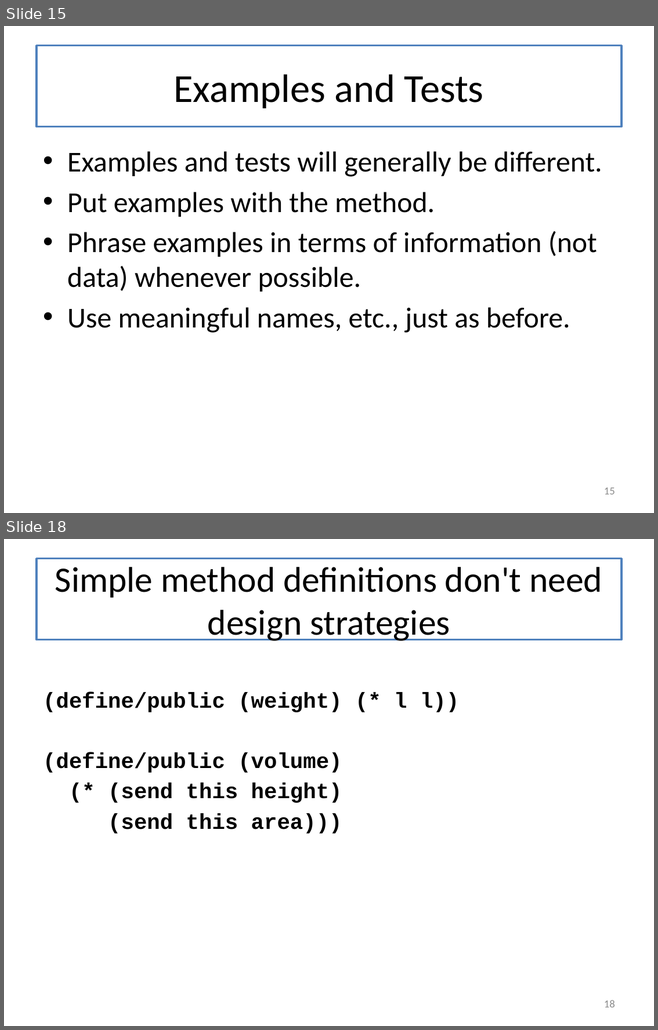
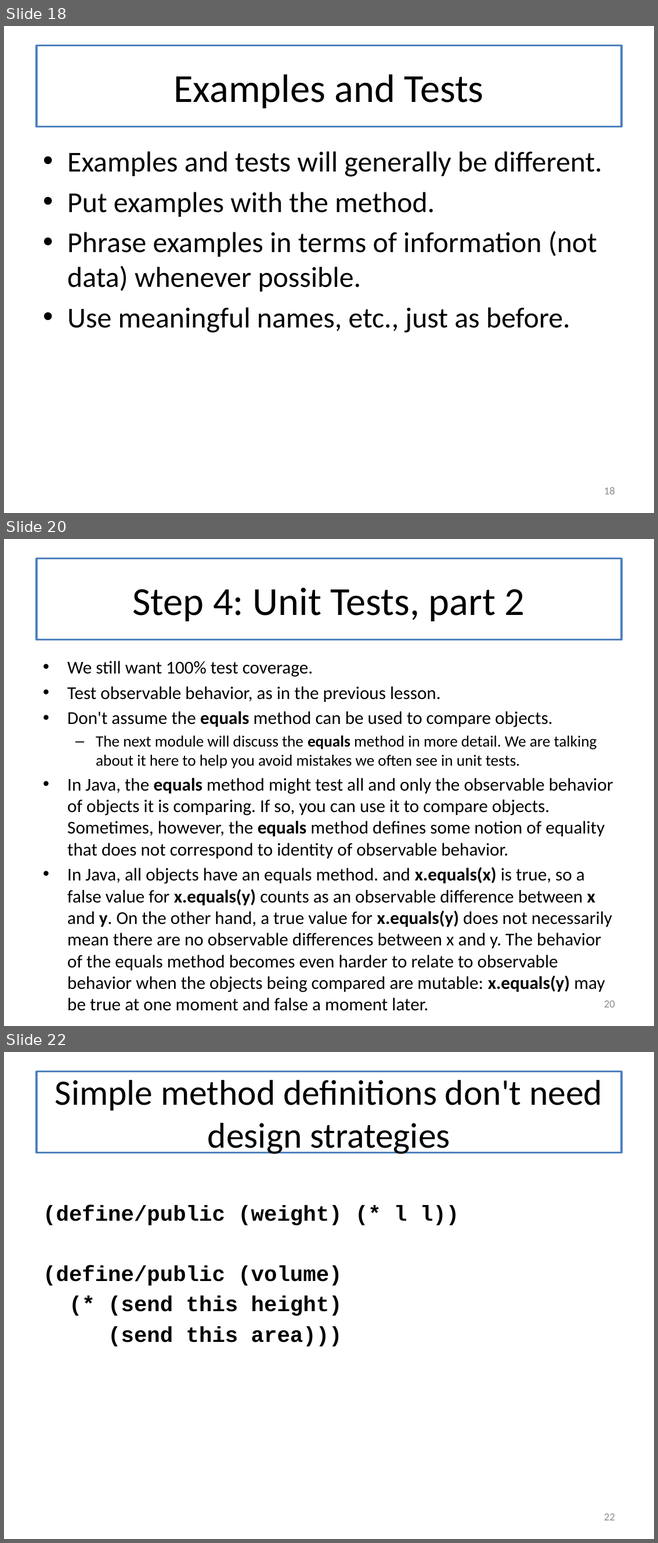
Before and after one commit to mwand/cs5010f17, a slide deck: Slides/Lesson 9.5 The Design Recipe Using Classes.pptx. Shown one above the other, each under a label of ours: slides 15 and 18 before the commit, slides 18, 20 and 22 after it; the slides between them are not shown. The pictures are 658x1030 and 658x1543 pixels, drawn with LibreOffice and Linux fonts; fonts in the diff are those of the drawing. Boxes give left, top, right and bottom in pixels: in the first picture for what was removed or moved away, otherwise in the second. Text is boxed around its words. In the diff, an @@ line names an element or a change of style, - is before the commit and + after.

Commit message:
posting Module 10

```diff
--- a/Slides/Lesson 9.5 The Design Recipe Using Classes.pptx
+++ b/Slides/Lesson 9.5 The Design Recipe Using Classes.pptx
@@ slide 20 added at [4, 539, 654, 1026], background #FFFFFF @@
@@ title added at [36, 559, 621, 640], fill #FFFFFF, outline #4F81BD 2.25 pt, 44 pt, text #000000 @@
+Step 4: Unit Tests, part 2
@@ text added at [67, 661, 613, 1011], 20 pt, text #000000 @@
+• We still want 100% test coverage.
+• Test observable behavior, as in the previous lesson.
+• Don't assume the equals method can be used to compare objects.
+  – The next module will discuss the equals method in more detail. We are talking about it here to help you avoid mistakes we often see in unit tests.
+• In Java, the equals method might test all and only the observable behavior of objects it is comparing. If so, you can use it to compare objects. Sometimes, however, the equals method defines some notion of equality that does not correspond to identity of observable behavior.
+• In Java, all objects have an equals method. and x.equals(x) is true, so a false value for x.equals(y) counts as an observable difference between x and y. On the other hand, a true value for x.equals(y) does not necessarily mean there are no observable differences between x and y. The behavior of the equals method becomes even harder to relate to observable behavior when the objects being compared are mutable: x.equals(y) may be true at one moment and false a moment later.
@@ page number added at [604, 1001, 615, 1008], 12 pt, text #8C8C8C @@
+20
@@ what was slide 15 is now slide 18 @@
@@ page number at [604, 487, 615, 495]: text changed @@
-15
+18
@@ what was slide 18 is now slide 22 @@
@@ page number at [604, 1514, 615, 1521]: text changed @@
-18
+22
```
Also in this commit, not shown: 14 slides changed, 4 other slides added, 54 other files.
